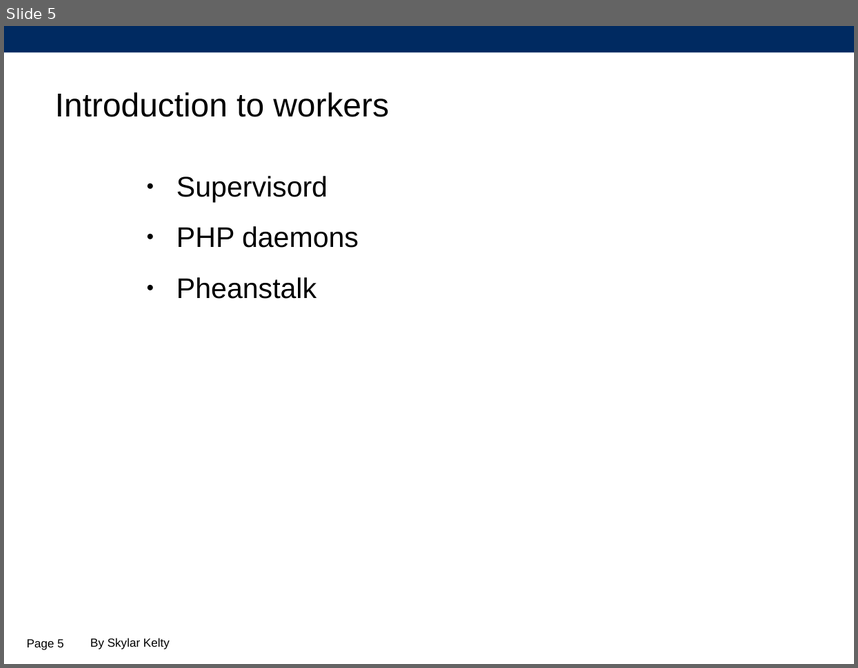
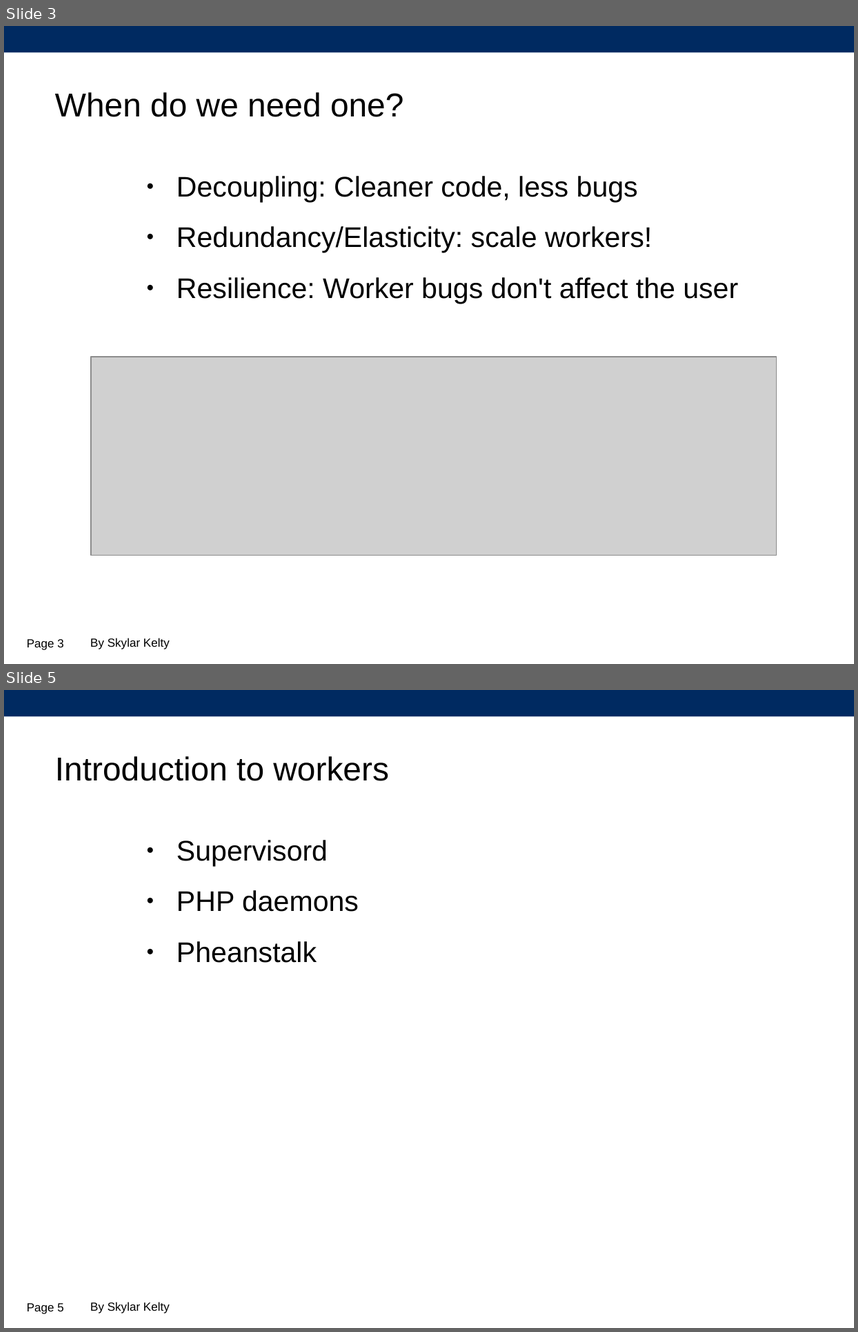
Before and after one commit to SkylarKelty/pheanstalkd-demo, a slide deck: presentation/beanstalkd.odp. Shown one above the other, each under a label of ours: slide 5 before the commit, slides 3 and 5 after it; the slides between them are not shown. The pictures are 858x668 and 858x1332 pixels, drawn with LibreOffice and Linux fonts; fonts in the diff are those of the drawing; grey boxes stand for pictures; background and template pictures are left out. Boxes give left, top, right and bottom in pixels: in the first picture for what was removed or moved away, otherwise in the second. Text is boxed around its words. In the diff, an @@ line names an element or a change of style, - is before the commit and + after.

```diff
--- a/presentation/beanstalkd.odp
+++ b/presentation/beanstalkd.odp
@@ slide 3 added at <box>4,26,854,664</box>, background #FFFFFF; not listed: 1 template element that a slide beside it also shows @@
@@ title added at <box>55,92,404,117</box>, 28 pt, text #000000 @@
+When do we need one?
@@ text added at <box>176,176,738,303</box>, 24 pt, text #000000 @@
+● Decoupling: Cleaner code, less bugs
+● Redundancy/Elasticity: scale workers!
+● Resilience: Worker bugs don't affect the user
@@ picture added at <box>91,357,776,555</box> @@
@@ page number added at <box>27,639,64,650</box>, 10 pt, text #000000 @@
+Page 3
@@ text added at <box>90,637,170,649</box>, 10 pt, text #000000 @@
+By Skylar Kelty
```
Also in this commit, not shown: 2 slides changed, 7 other slides added, 1 slide removed.
